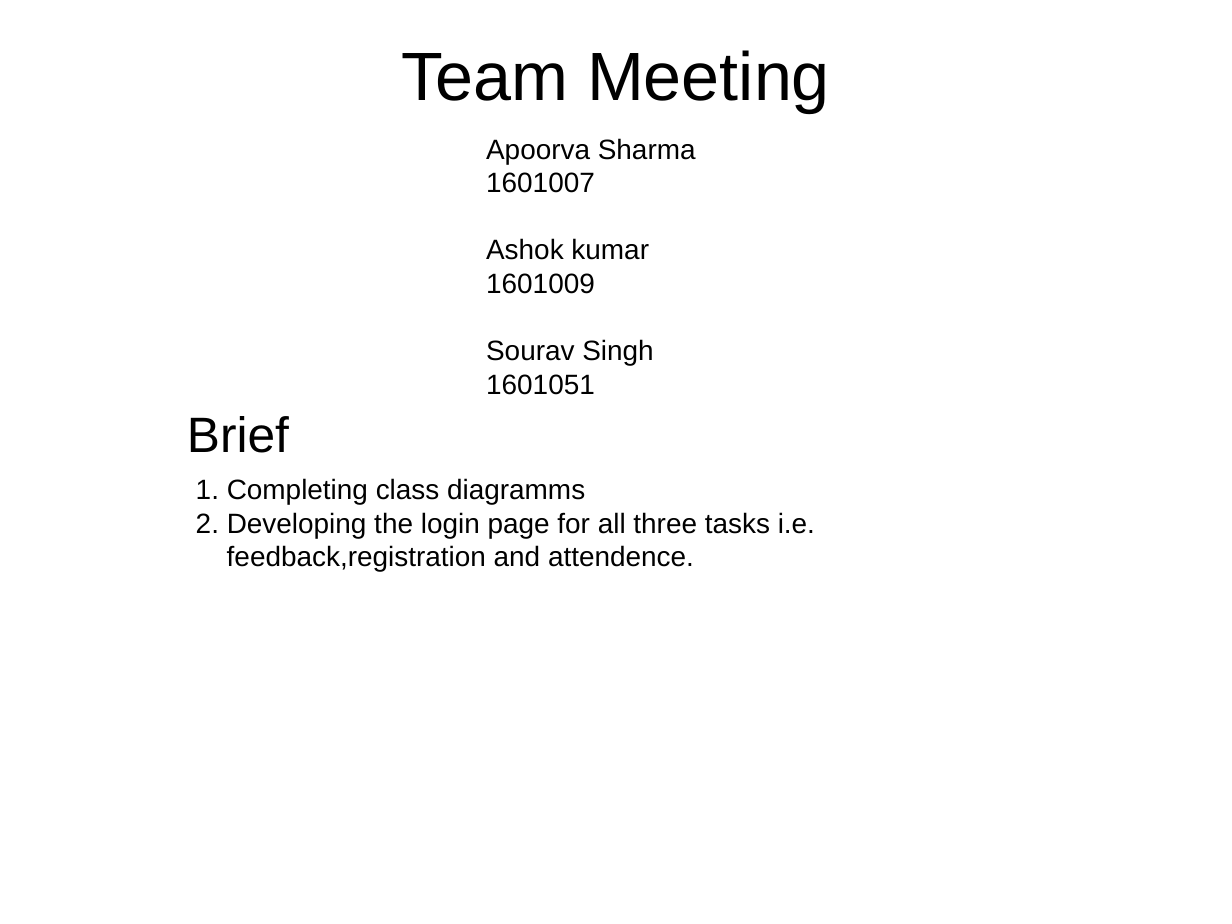
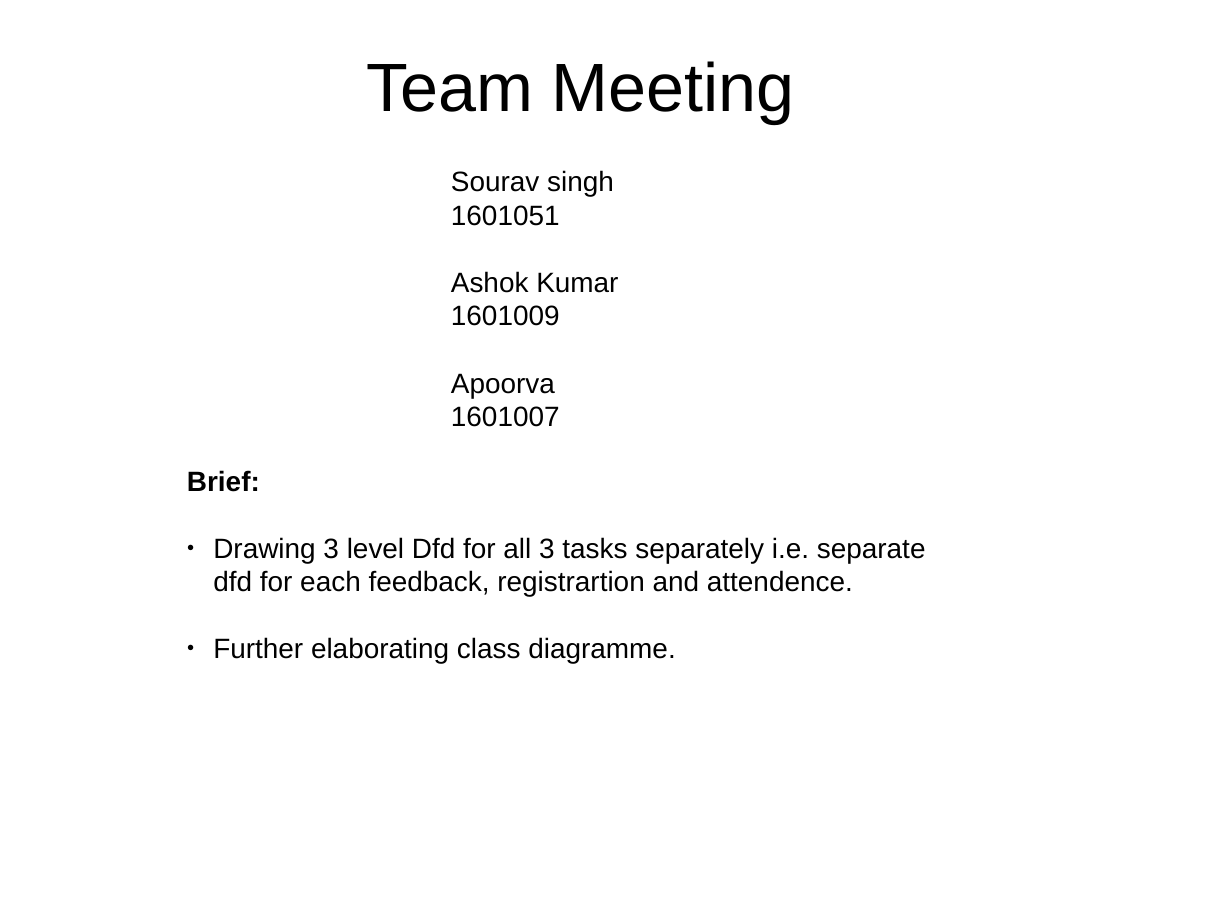
Before and after one commit to souravyuvrajj/project-RAFC, a slide deck: slide 1 of meetings/meet.odp. Drawn at 1232x924 pixels with LibreOffice and Linux fonts; fonts in the diff are those of the drawing. Boxes give left, top, right and bottom in pixels: in the first picture for what was removed or moved away, otherwise in the second. Text is boxed around its words. In the diff, an @@ line names an element or a change of style, - is before the commit and + after.

```diff
--- a/meetings/meet.odp
+++ b/meetings/meet.odp
@@ title "Team Meeting" moved from (x1=401, y1=50, x2=830, y2=113) to (x1=366, y1=61, x2=795, y2=124) @@
@@ text removed at (x1=486, y1=138, x2=696, y2=395) @@
-Apoorva Sharma
-1601007
-Ashok kumar
-1601009
-Sourav Singh
-1601051
@@ text added at (x1=451, y1=170, x2=618, y2=427), 18 pt, text #000000 @@
+Sourav singh
+1601051
+Ashok Kumar
+1601009
+Apoorva
+1601007
@@ text removed at (x1=187, y1=416, x2=289, y2=453) @@
-Brief
@@ text at (x1=187, y1=470, x2=926, y2=663): text changed @@
-1. Completing class diagramms
-2. Developing the login page for all three tasks i.e. feedback,registration and attendence.
+Brief:
+● Drawing 3 level Dfd for all 3 tasks separately i.e. separate dfd for each feedback, registrartion and attendence.
+● Further elaborating class diagramme.
```
